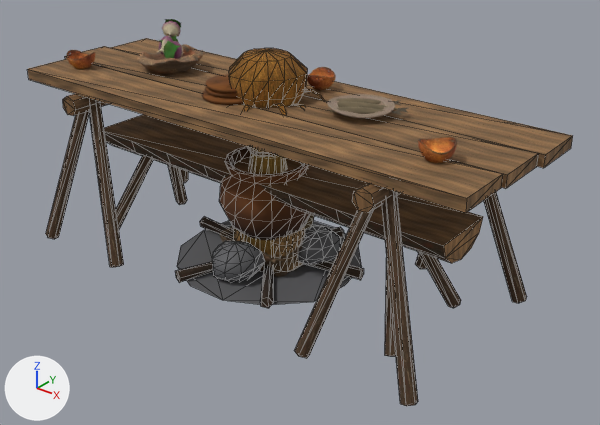
The glTF model assets/household.glb: old version first, new version second.
One viewpoint serves both versions: a 50 mm camera at (2.18, -2.51, 1.83) aimed at (0.16, 0.02, 0.27). Arrows for +X, +Y and +Z are at lower left; the lights stay in place. The picture after the commit comes second. Mesh edges are drawn as thin lines on the coarser meshes.

Objects in the first picture: 'kori', 'lyhde', 'pata', 'penkki', 'poyta_kattaus', 'pukkipoyta', 'tuohikontti' and 1 more.
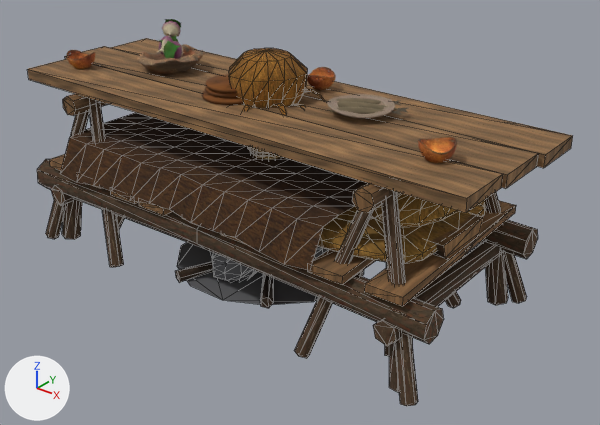
The change, as JSON lines over the scene's bpy script:
```json
{"op": "add", "block": "me_vuode", "code": ["me_vuode = bpy.data.meshes.new('vuode')", "me_vuode.from_pydata(...)  # 572 vertices, 970 faces; spans x -1.06..1.06, y -0.47..0.47, z -0.05..0.62", "# faces by material slot: [196, 108, 666]", "me_vuode.materials.append(mat_m_hh_bark)", "me_vuode.materials.append(mat_m_hh_wood)", "me_vuode.materials.append(mat_m_hh_straw)"]}
{"op": "add", "block": "ob_vuode", "code": ["ob_vuode = bpy.data.objects.new('vuode', me_vuode)", "ob_vuode.location = (0.0, 0.0, 0.0)"]}
```

Pixel boxes (x1, y1, x2, y2) of what changed, in the pictures (600 x 425 px):
```json
{"object": "vuode", "change": "added", "after": [37, 112, 538, 392], "on screen": "brown", "faces in mat_m_hh_straw": [60, 112, 485, 270], "faces in mat_m_hh_bark": [37, 159, 538, 392], "faces in mat_m_hh_wood": [49, 154, 516, 307]}
{"object": "penkki", "change": "unchanged, covered by the edit", "before": [104, 114, 483, 356], "after": [117, 214, 483, 356]}
{"object": "pata", "change": "unchanged, covered by the edit", "before": [175, 146, 364, 308], "after": [175, 242, 364, 308]}
```
